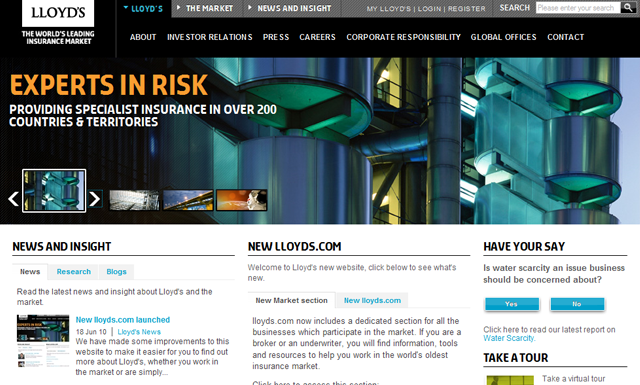
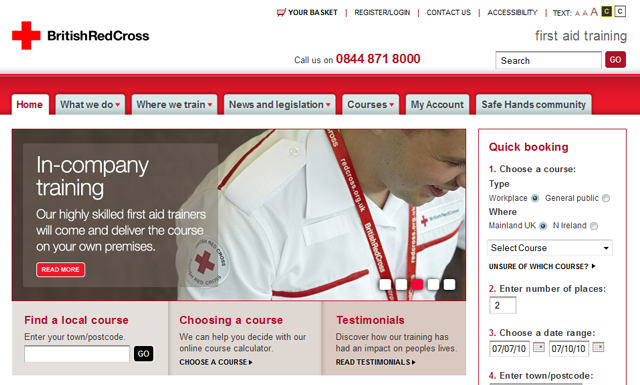
Layer changes from the first (640, 385) image to the second:
added layer "Layer 4" above "Layer 3" over left=0, top=0, right=640, bottom=385
added layer "Layer 3" above "Layer 2" over left=0, top=0, right=640, bottom=385
added layer "Layer 2" above "Layer 1" over left=0, top=0, right=640, bottom=385
